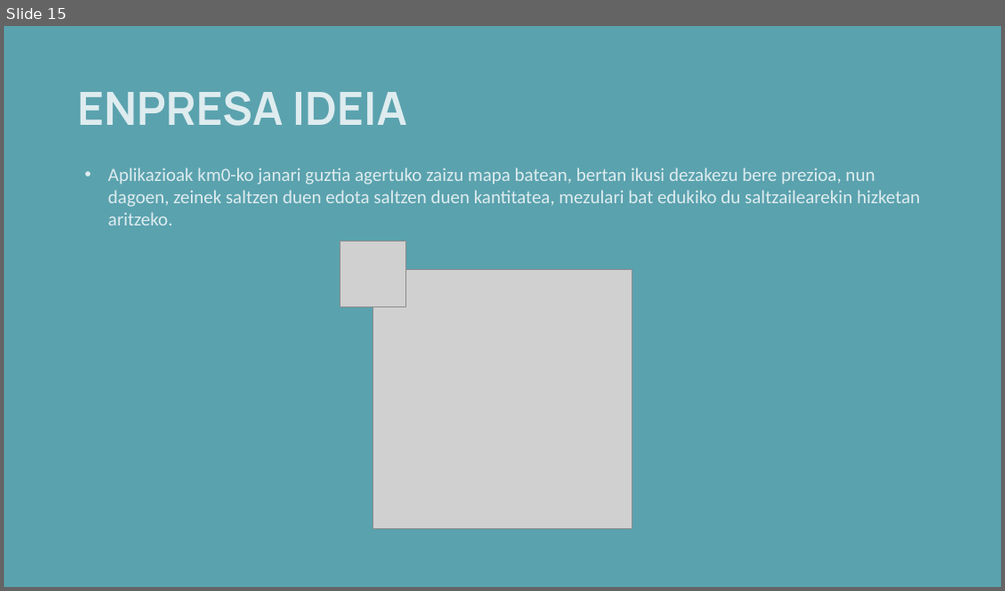
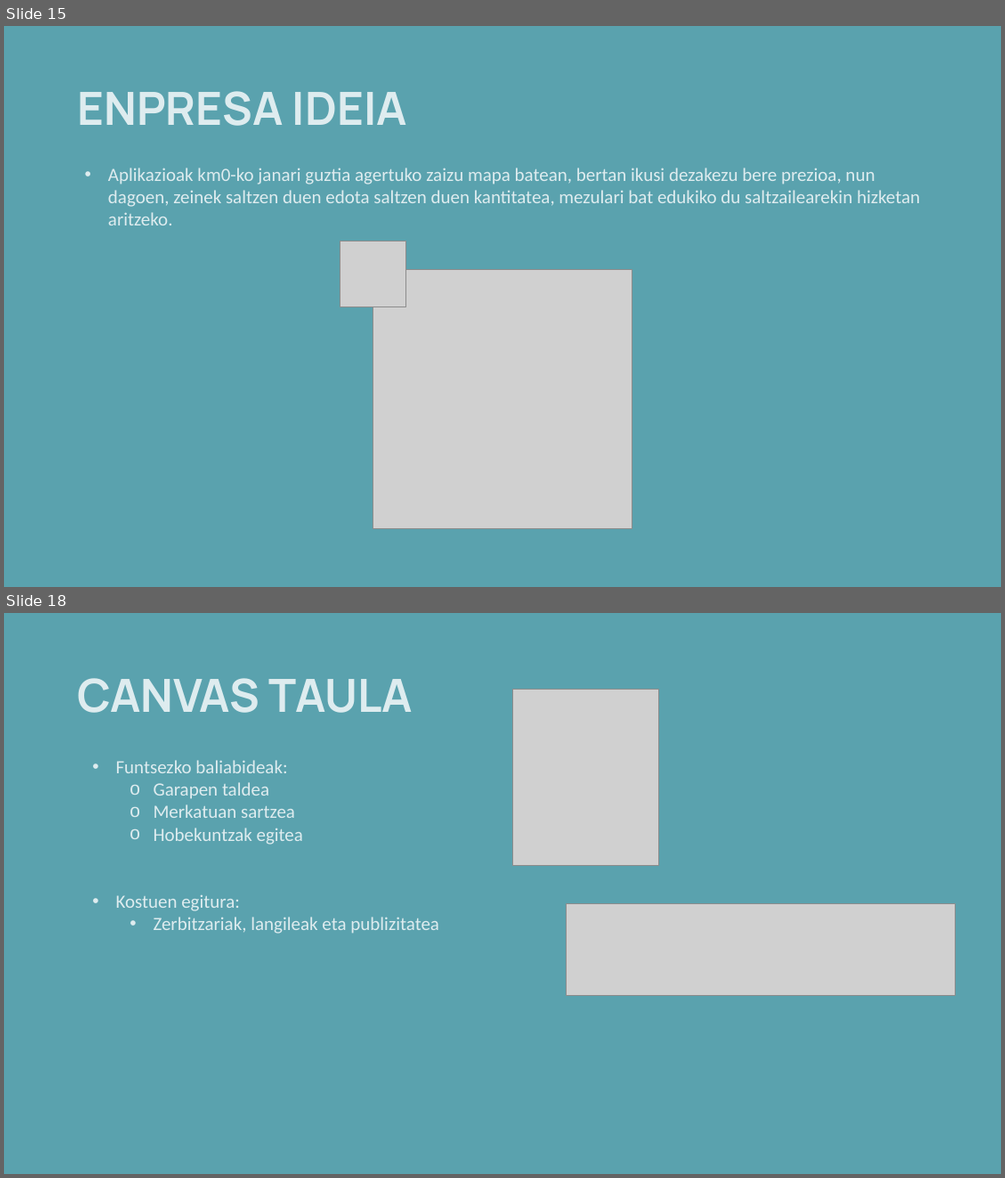
Before and after one commit to anderibanez123/ERRONKA-TSB-RETURNS, a slide deck: 10- Aukezpena/TSB ENPRESA.pptx. Shown one above the other, each under a label of ours: slide 15 before the commit, slides 15 and 18 after it; the slides between them are not shown. The pictures are 1005x591 and 1005x1178 pixels, drawn with LibreOffice and Linux fonts; fonts in the diff are those of the drawing; grey boxes stand for pictures; background and template pictures are left out. Boxes give left, top, right and bottom in pixels: in the first picture for what was removed or moved away, otherwise in the second. Text is boxed around its words. In the diff, an @@ line names an element or a change of style, - is before the commit and + after.

```diff
--- a/10- Aukezpena/TSB ENPRESA.pptx
+++ b/10- Aukezpena/TSB ENPRESA.pptx
@@ slide 18 added at (4, 613, 1001, 1174), background picture (left out) @@
@@ title added at (77, 678, 413, 713), 44 pt, text #DEECEF, bold @@
+CANVAS TAULA
@@ picture added at (512, 690, 658, 865) @@
@@ text added at (116, 760, 439, 933), 18 pt, text #DEECEF @@
+• Funtsezko baliabideak:
+  o Garapen taldea
+  o Merkatuan sartzea
+  o Hobekuntzak egitea
+• Kostuen egitura:
+  • Zerbitzariak, langileak eta publizitatea
@@ picture added at (566, 903, 955, 995) @@
```
Also in this commit, not shown: 2 slides changed, 5 other slides added.
